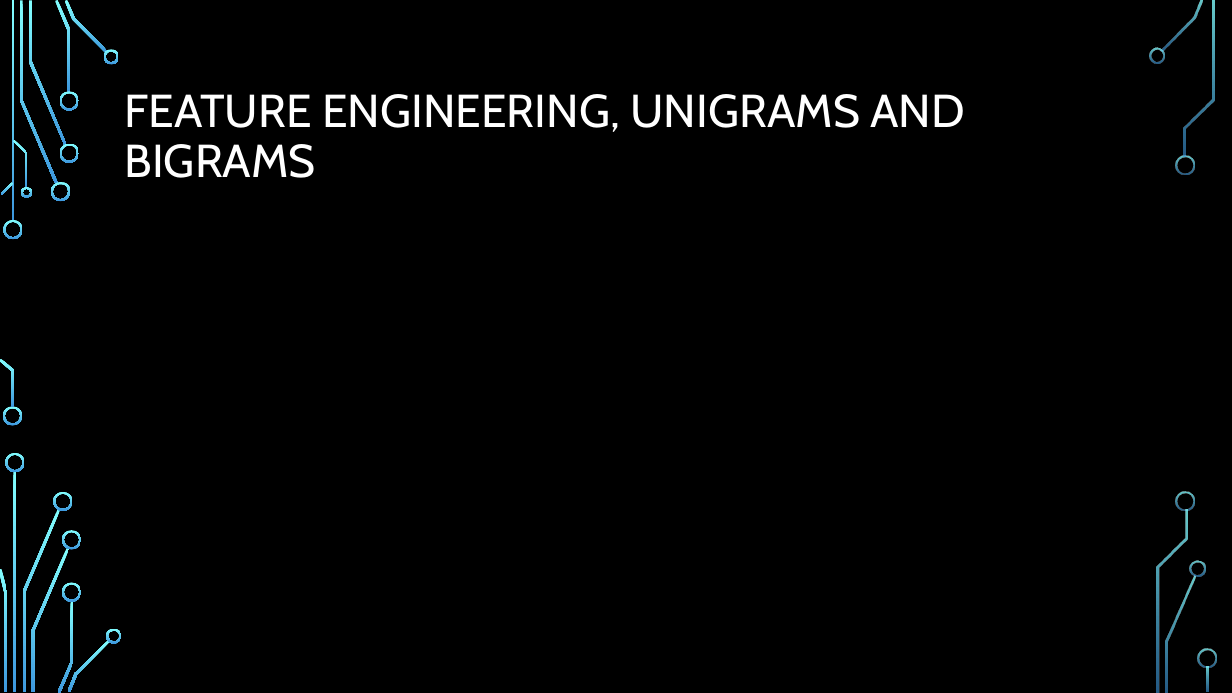
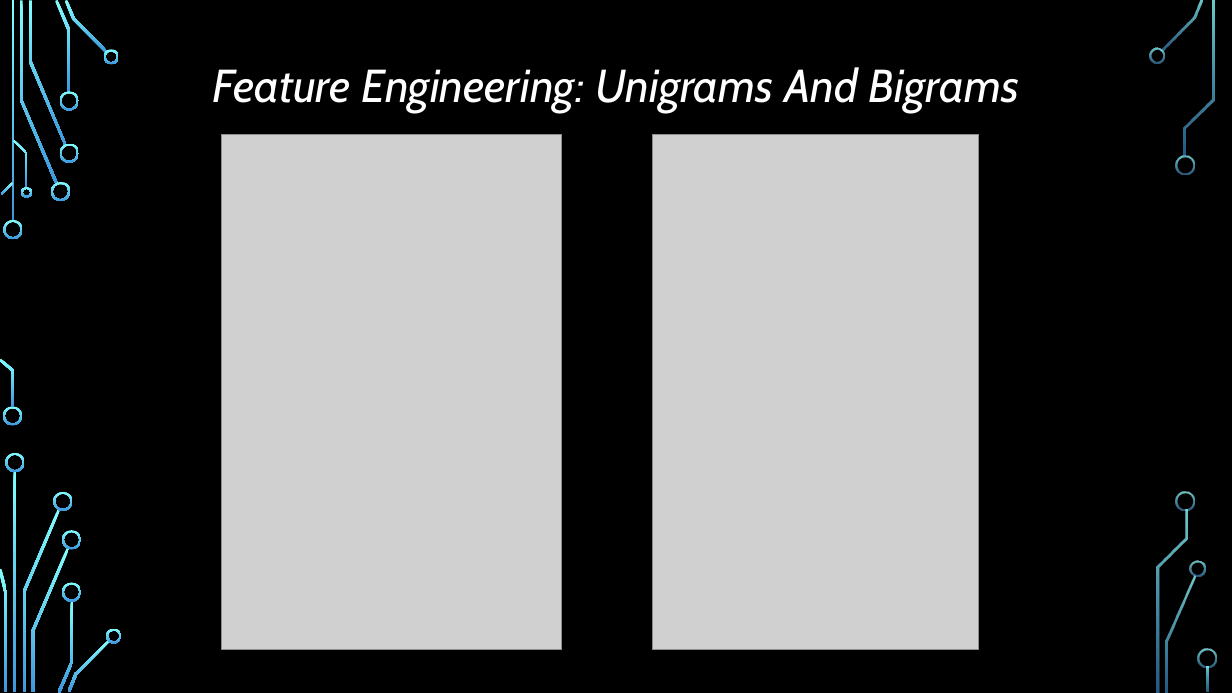
Before and after one commit to ayan1995/Thinkful, a slide deck: slide 10 of Bootcamp/Unit 4 Unsupervised Learning/Unsupervised Learning Capstone/Unsupervised Learning Capstone Presentation.pptx. Drawn at 1232x693 pixels with LibreOffice and Linux fonts; fonts in the diff are those of the drawing; grey boxes stand for pictures; background and template pictures are left out. Boxes give left, top, right and bottom in pixels: in the first picture for what was removed or moved away, otherwise in the second. Text is boxed around its words. In the diff, an @@ line names an element or a change of style, - is before the commit and + after.

```diff
--- a/Bootcamp/Unit 4 Unsupervised Learning/Unsupervised Learning Capstone/Unsupervised Learning Capstone Presentation.pptx
+++ b/Bootcamp/Unit 4 Unsupervised Learning/Unsupervised Learning Capstone/Unsupervised Learning Capstone Presentation.pptx
@@ title at (x1=212, y1=67, x2=1020, y2=113): text changed; italic on @@
-FEATURE ENGINEERING, UNIGRAMS AND BIGRAMS
+Feature Engineering: Unigrams And Bigrams
@@ picture added at (x1=222, y1=134, x2=562, y2=650) @@
@@ picture added at (x1=653, y1=134, x2=980, y2=650) @@
```
Also in this commit, not shown: 12 other slides changed, 5 slides added, 4 slides removed, 2 other files.
